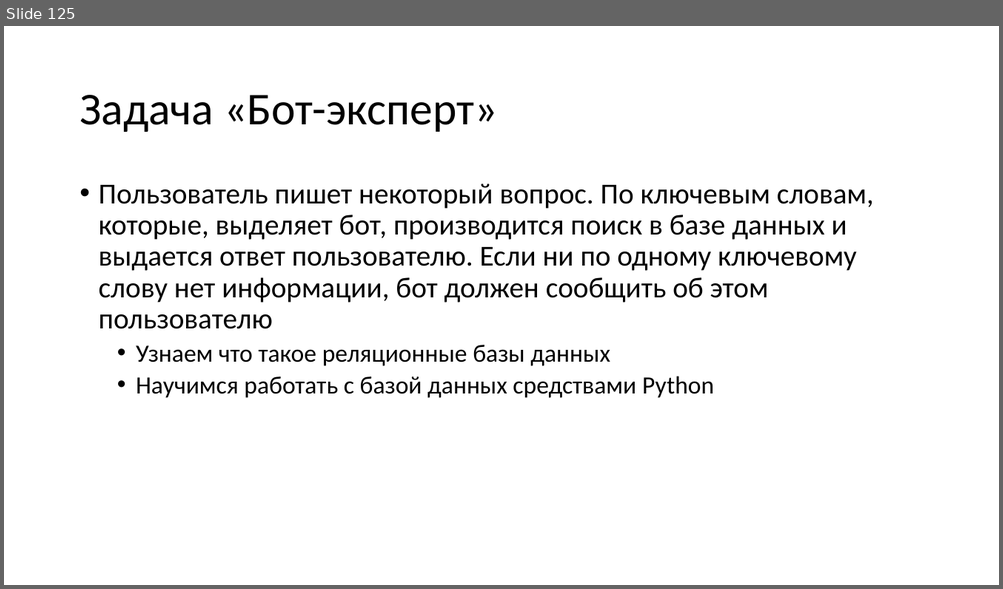
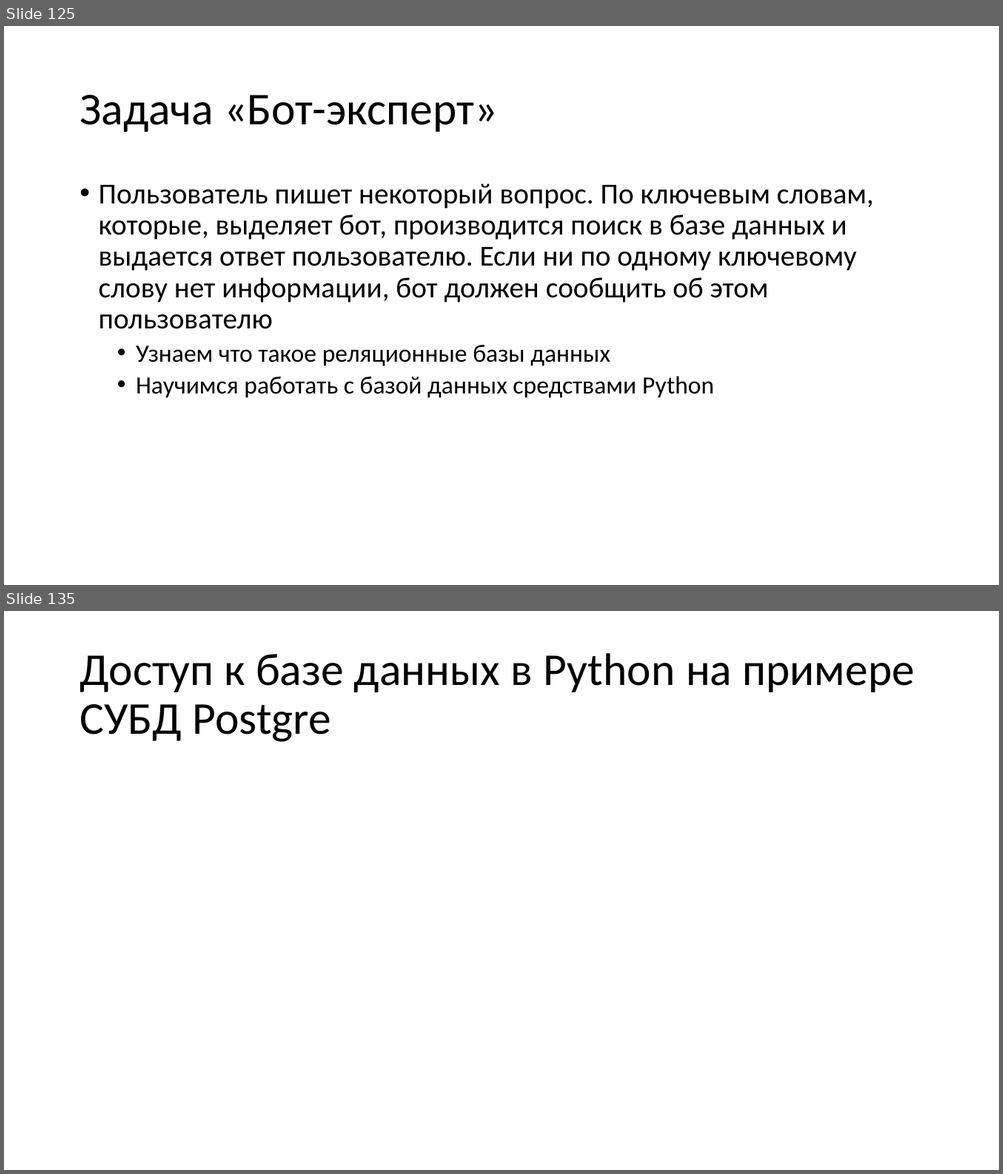
Before and after one commit to paveltsytovich/telegram-course, a slide deck: Presentation/Разработка ботов для телеграмм на Python.pptx. Shown one above the other, each under a label of ours: slide 125 before the commit, slides 125 and 135 after it; the slides between them are not shown. The pictures are 1003x589 and 1003x1174 pixels, drawn with LibreOffice and Linux fonts; fonts in the diff are those of the drawing. Boxes give left, top, right and bottom in pixels: in the first picture for what was removed or moved away, otherwise in the second. Text is boxed around its words. In the diff, an @@ line names an element or a change of style, - is before the commit and + after.

Commit message:
Определение базы данных, СУБД и таблиц

```diff
--- a/Presentation/Разработка ботов для телеграмм на Python.pptx
+++ b/Presentation/Разработка ботов для телеграмм на Python.pptx
@@ slide 135 added at (4, 611, 999, 1170), background #FFFFFF @@
@@ title added at (79, 653, 914, 742), 44 pt, text #000000 @@
+Доступ к базе данных в Python на примере СУБД Postgre
```
Also in this commit, not shown: 1 slide changed, 8 other slides added.
